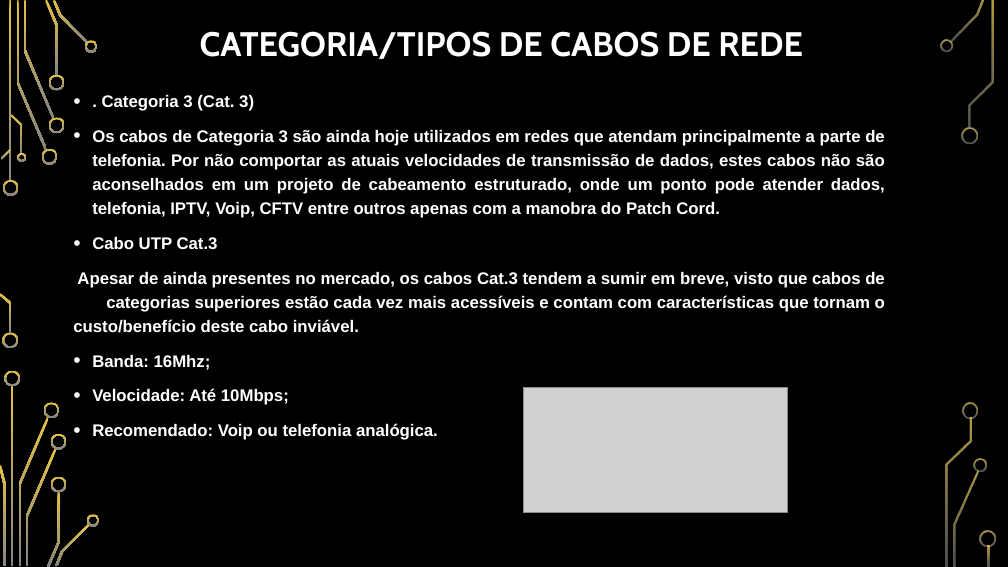
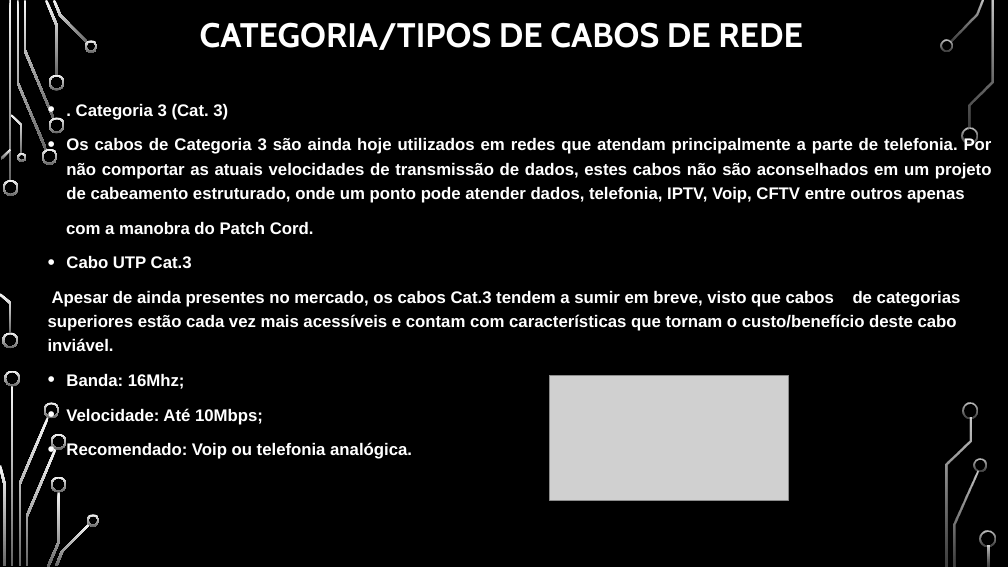
Before and after one commit to BrunoRicardo2/BrunoRicardo2, a slide deck: slide 2 of Trabalho Pratico.pptx. Drawn at 1008x567 pixels with LibreOffice and Linux fonts; fonts in the diff are those of the drawing; grey boxes stand for pictures; background and template pictures are left out. Boxes give left, top, right and bottom in pixels: in the first picture for what was removed or moved away, otherwise in the second. Text is boxed around its words. In the diff, an @@ line names an element or a change of style, - is before the commit and + after.

```diff
--- a/Trabalho Pratico.pptx
+++ b/Trabalho Pratico.pptx
@@ fill gradient #E5C243 to #848484 to gradient #F8F8F8 to #666666 in 36 elements at <box>3,180,19,196</box>, <box>2,333,18,349</box>, <box>17,1,47,150</box>, <box>42,149,57,165</box>, <box>23,1,54,119</box>, <box>45,0,58,76</box>, <box>48,117,64,133</box>, <box>48,75,64,91</box>, <box>53,0,88,44</box>, <box>85,40,98,52</box>, <box>1,149,11,160</box>, <box>0,293,11,333</box>, <box>11,114,23,154</box>, <box>17,153,26,162</box>, <box>11,386,14,566</box>, <box>18,417,48,566</box>, <box>5,371,20,386</box>, <box>0,465,5,566</box>, <box>44,402,60,418</box>, <box>26,448,57,566</box>, <box>47,492,60,567</box>, <box>51,434,67,450</box>, <box>51,476,67,492</box>, <box>55,523,90,566</box>, <box>87,514,100,526</box>, <box>950,0,985,42</box>, <box>940,39,953,52</box>, <box>962,127,978,143</box>, <box>954,471,979,566</box>, <box>974,459,987,472</box>, <box>969,1,994,129</box>, <box>963,402,979,418</box>, <box>946,417,972,566</box>, <box>980,531,996,547</box>, <box>988,545,990,566</box>, <box>9,1,11,181</box> @@
@@ title "CATEGORIA/TIPOS DE CABOS DE REDE": place and size @@
-title "CATEGORIA/TIPOS DE CABOS DE REDE" at <box>200,31,802,59</box>
+title "CATEGORIA/TIPOS DE CABOS DE REDE" at <box>200,22,802,50</box>
@@ text ". Categoria 3 (Cat. 3)": place and size @@
-text ". Categoria 3 (Cat. 3)" at <box>73,95,885,440</box>
+text ". Categoria 3 (Cat. 3)" at <box>48,104,992,459</box>
@@ text at <box>66,137,992,234</box>: text changed @@
-• Os cabos de Categoria 3 são ainda hoje utilizados em redes que atendam principalmente a parte de telefonia. Por não comportar as atuais velocidades de transmissão de dados, estes cabos não são aconselhados em um projeto de cabeamento estruturado, onde um ponto pode atender dados, telefonia, IPTV, Voip, CFTV entre outros apenas com a manobra do Patch Cord.
+• Os cabos de Categoria 3 são ainda hoje utilizados em redes que atendam principalmente a parte de telefonia. Por não comportar as atuais velocidades de transmissão de dados, estes cabos não são aconselhados em um projeto de cabeamento estruturado, onde um ponto pode atender dados, telefonia, IPTV, Voip, CFTV entre outros apenas
+com a manobra do Patch Cord.
@@ text at <box>48,291,961,351</box>: alignment justified to left @@
@@ picture: place and size @@
-picture at <box>524,387,787,513</box>
+picture at <box>550,375,789,501</box>
```
Also in this commit, not shown: 6 other slides changed, 1 slide added, 1 slide removed, 1 other file.
